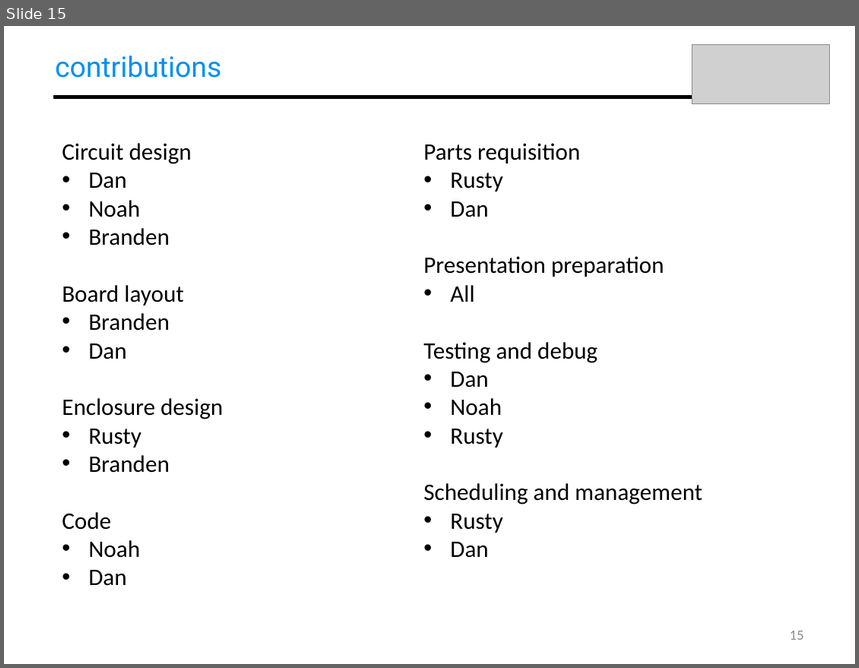
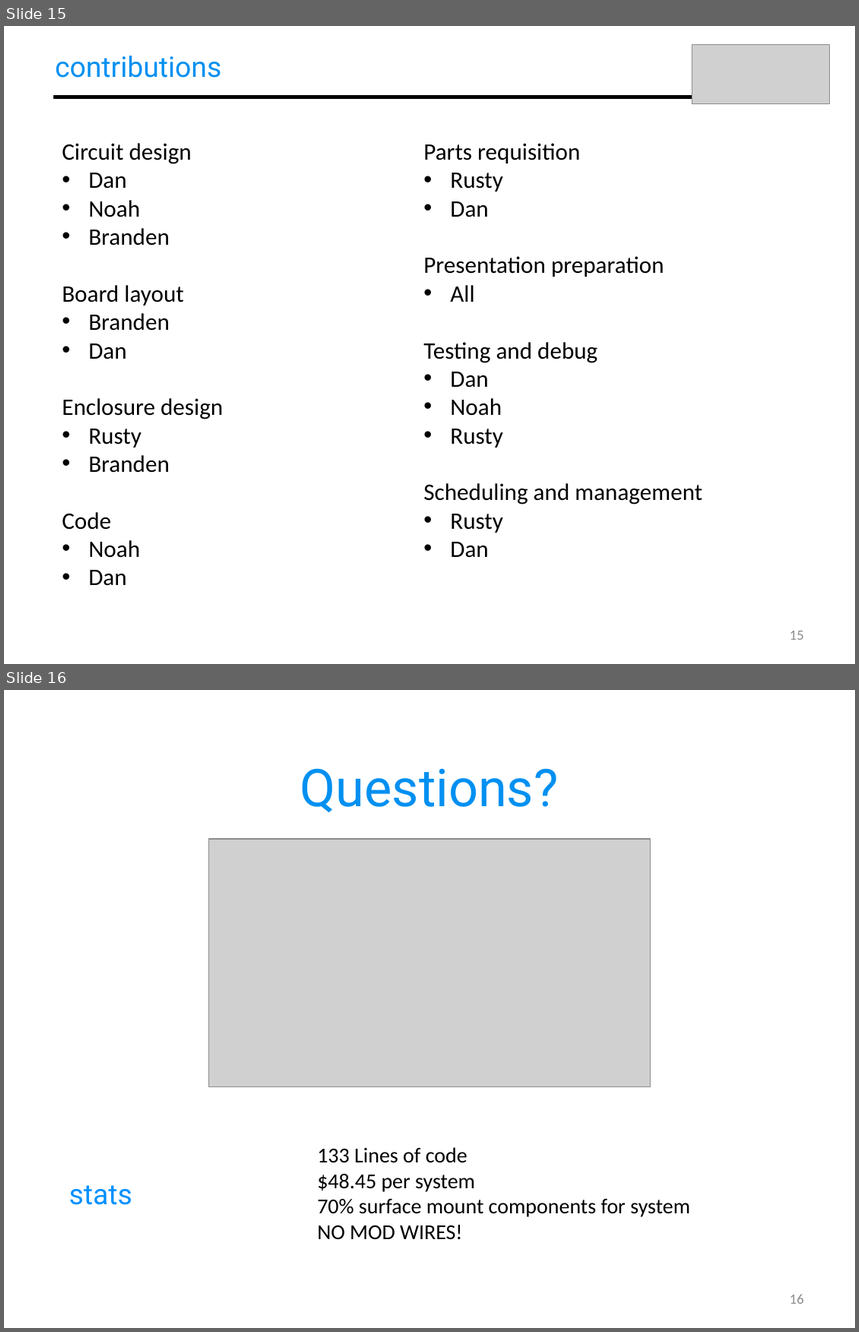
Before and after one commit to dfrister/Practicum2014, a slide deck: Presentation/T04_Presentation.pptx. Shown one above the other, each under a label of ours: slide 15 before the commit, slides 15 and 16 after it. The pictures are 859x668 and 859x1332 pixels, drawn with LibreOffice and Linux fonts; fonts in the diff are those of the drawing; grey boxes stand for pictures. Boxes give left, top, right and bottom in pixels: in the first picture for what was removed or moved away, otherwise in the second. Text is boxed around its words. In the diff, an @@ line names an element or a change of style, - is before the commit and + after.

```diff
--- a/Presentation/T04_Presentation.pptx
+++ b/Presentation/T04_Presentation.pptx
@@ slide 16 added at (x1=4, y1=690, x2=855, y2=1328), background #FFFFFF @@
@@ title added at (x1=300, y1=768, x2=559, y2=812), 44 pt, text #0090F1 @@
+Questions?
@@ picture added at (x1=209, y1=839, x2=651, y2=1087) @@
@@ text added at (x1=317, y1=1148, x2=690, y2=1240), 18 pt, text #000000 @@
+133 Lines of code
+$48.45 per system
+70% surface mount components for system
+NO MOD WIRES!
@@ text added at (x1=69, y1=1186, x2=132, y2=1205), 24 pt, text #0090FF @@
+stats
@@ page number added at (x1=790, y1=1294, x2=804, y2=1304), 12 pt, text #8C8C8C @@
+16
```
Also in this commit, not shown: 1 slide changed, 2 other slides added, 1 slide removed.
